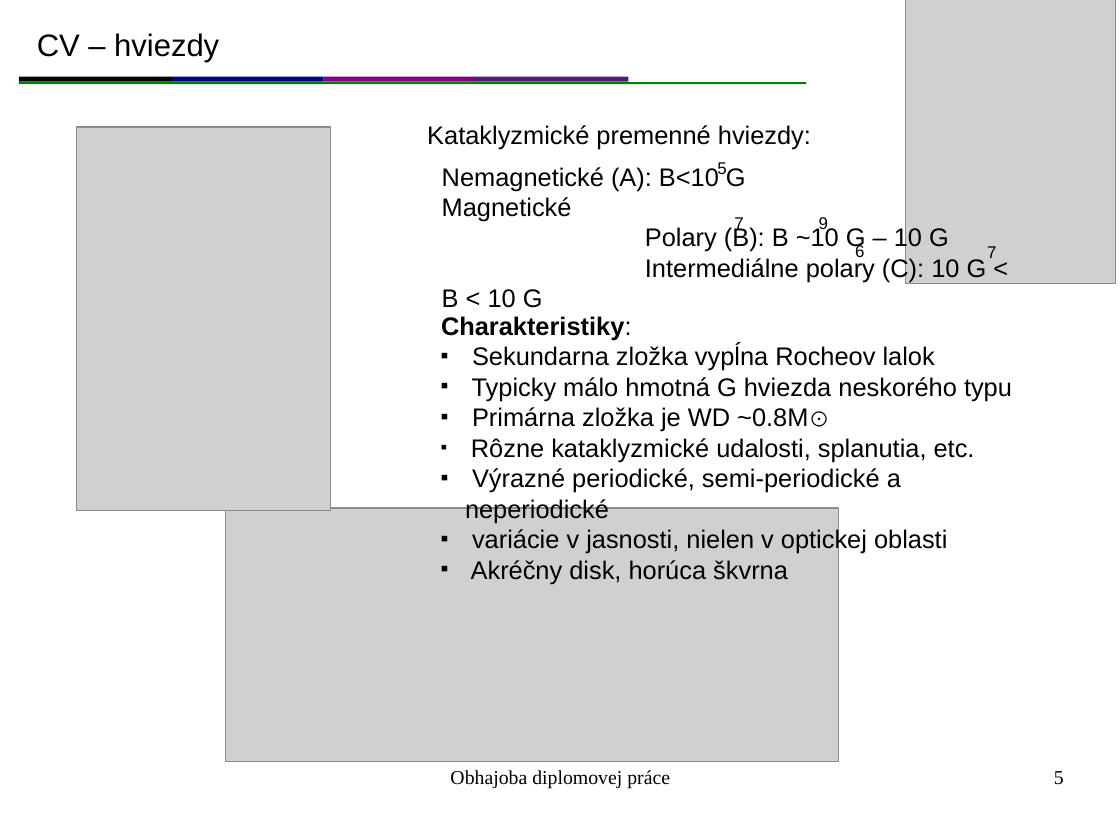
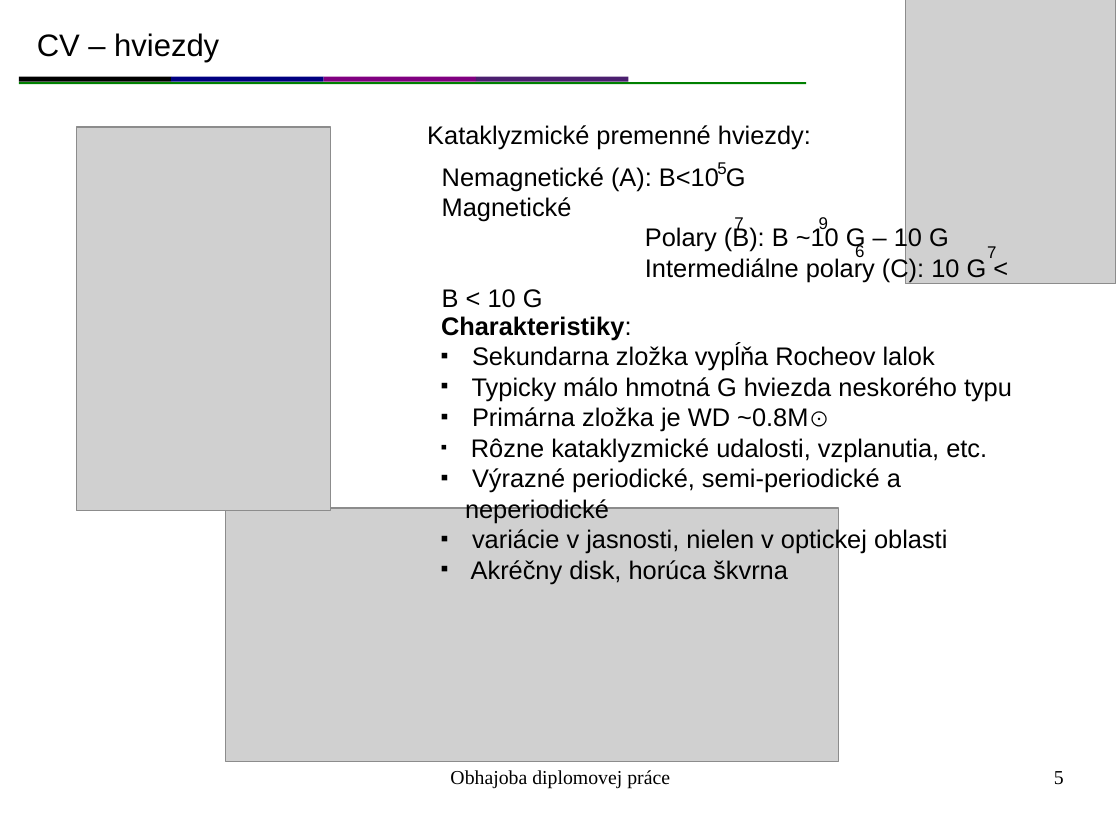
Before and after one commit to mkocka/dipl, a slide deck: slide 5 of obhajoba/obhajoba.odp. Drawn at 1120x840 pixels with LibreOffice and Linux fonts; fonts in the diff are those of the drawing; grey boxes stand for pictures. Boxes give left, top, right and bottom in pixels: in the first picture for what was removed or moved away, otherwise in the second. Text is boxed around its words. In the diff, an @@ line names an element or a change of style, - is before the commit and + after.

```diff
--- a/obhajoba/obhajoba.odp
+++ b/obhajoba/obhajoba.odp
@@ text at [472, 346, 935, 371]: text changed @@
-■ Sekundarna zložka vypĺna Rocheov lalok
+■ Sekundarna zložka vypĺňa Rocheov lalok
@@ text at [471, 438, 987, 462]: text changed @@
-■ Rôzne kataklyzmické udalosti, splanutia, etc.
+■ Rôzne kataklyzmické udalosti, vzplanutia, etc.
```
Also in this commit, not shown: 4 other slides changed, 1 other file.
